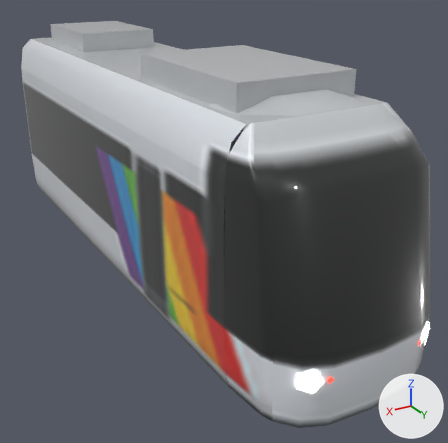
The glTF model tram_parts/extremites/ginko305/end_a_lod3.glb: old version first, new version second.
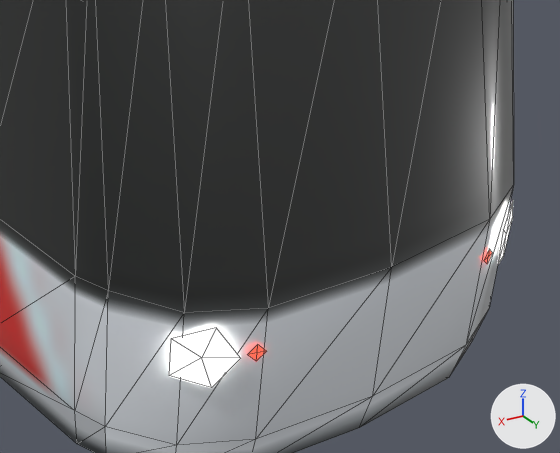
Each version is shown whole from a 50 mm camera at (4.17, 8.32, 4.81) aimed at (-0.38, 0.74, 1.02), then close up on the part from 52% to 100% of the width and 55% to 95% of the height. Every picture has the same lights, and +X, +Y and +Z are marked at lower right. The older version's two pictures come first. The close-ups show mesh edges as thin lines. Where no turn or scale is listed for an object, it has been applied to the vertices. Vertices at exactly the same position are counted once.

The first close-up shows 'em_head_A', 'em_tail_A', 'module_00'.
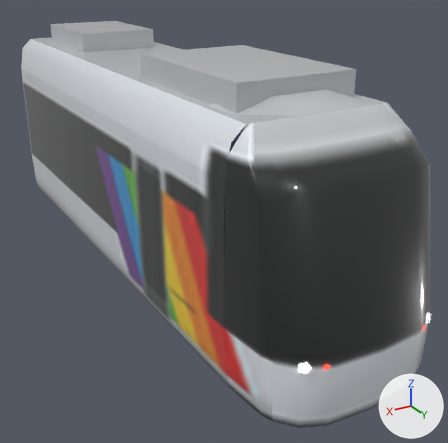
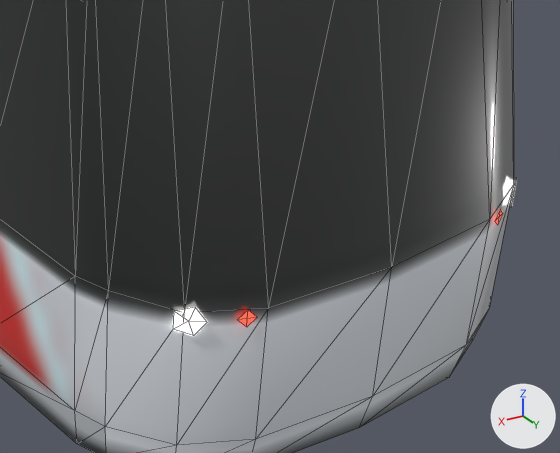
Patch to the scene script:
```diff
--- a/tram_parts/extremites/ginko305/end_a_lod3.glb.py
+++ b/tram_parts/extremites/ginko305/end_a_lod3.glb.py
@@ me_em_head_a @@
 # used by ob_em_head_a; location = (0.0, 4.55, 0.9)
-me_em_head_a.from_pydata(...)  # 12 vertices, 10 faces; spans x -0.96..0.94, y -0.22..-0.06, z -0.14..0.14
+me_em_head_a.from_pydata(...)  # 12 vertices, 10 faces; spans x -0.94..0.93, y -0.21..-0.13, z 0.1..0.24
+# me_em_head_a part 1: the loose piece of 6 vertices spanning x -0.96..-0.73, y -0.22..-0.07, z -0.14..0.14 is scaled about its middle by (0.442, 0.527, 0.467), then moved by (-0.04, -0.03, 0.17)
+# me_em_head_a part 2: the loose piece of 6 vertices spanning x 0.7..0.94, y -0.2..-0.06, z -0.14..0.14 is scaled about its middle by (0.442, 0.527, 0.467), then moved by (0.06, -0.03, 0.17)
 me_em_head_a.materials.append(mat_em_head__part_00)
@@ me_em_tail_a @@
 # used by ob_em_tail_a; location = (0.0, 4.55, 0.9)
-me_em_tail_a.from_pydata(...)  # 10 vertices, 8 faces; spans x -0.67..0.67, y -0.062..-0.04, z -0.04..0.04
+me_em_tail_a.from_pydata(...)  # 10 vertices, 8 faces; spans x -0.719..0.719, y -0.079..-0.053, z 0.13..0.21
+# me_em_tail_a part 3: the loose piece of 5 vertices spanning x -0.67..-0.593, y -0.062..-0.04, z -0.04..0.04 is scaled about its middle by (0.984, 1.18, 1), then moved by (-0.05, -0.015, 0.17)
+# me_em_tail_a part 4: the loose piece of 5 vertices spanning x 0.593..0.67, y -0.062..-0.04, z -0.04..0.04 is scaled about its middle by (0.984, 1.18, 1), then moved by (0.05, -0.015, 0.17)
 me_em_tail_a.materials.append(mat_em_tail__part_00)
```

Boxes [x1, y1, x2, y2] around the edits, measured in the close-ups (560 x 453 px; the box of a moved part takes in the faces that stretch with it):
'em_head_A', reshaped (18% shorter)
    before: [169, 201, 513, 388]
    after: [173, 182, 516, 336]
'em_tail_A', reshaped (8% wider)
    before: [248, 249, 493, 361]
    after: [238, 210, 503, 327]
part 1 of me_em_head_a, moved or reshaped
    before: [498, 201, 513, 263]
    after: [511, 182, 516, 205]
part 2 of me_em_head_a, moved or reshaped
    before: [169, 328, 241, 388]
    after: [173, 307, 207, 336]
part 3 of me_em_tail_a, moved or reshaped
    before: [484, 249, 493, 264]
    after: [495, 210, 503, 225]
part 4 of me_em_tail_a, moved or reshaped
    before: [248, 345, 266, 361]
    after: [238, 310, 257, 327]
